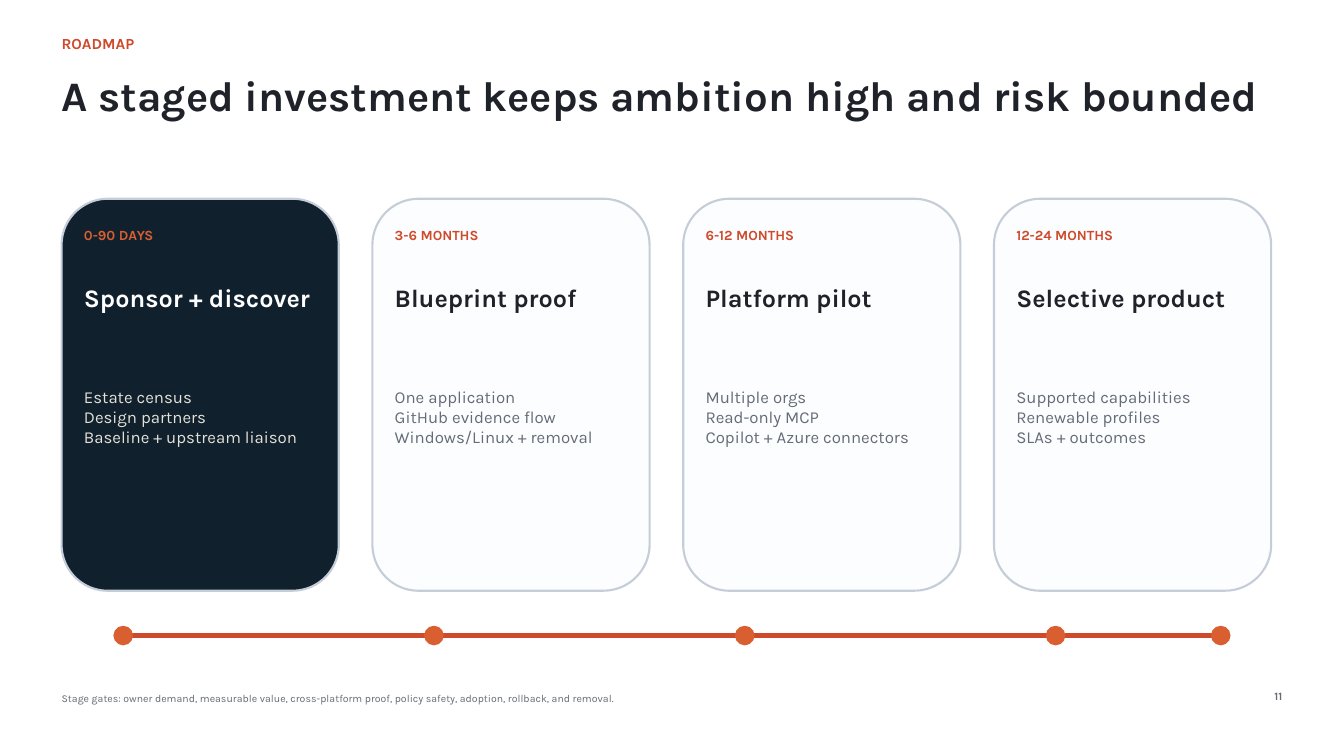
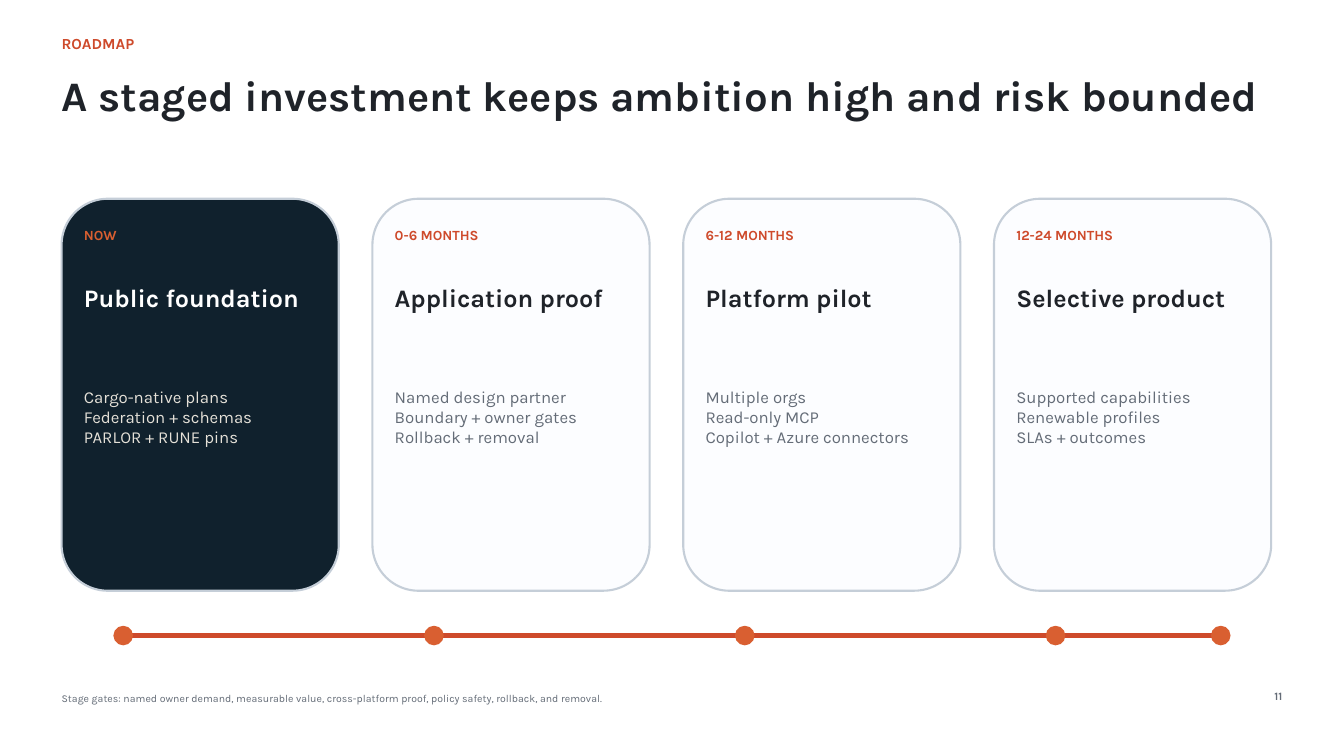
Before and after one commit to giodl73-repo/FERRIS, a slide deck: slide 11 of docs/leadership/MICROSOFT_RUST_INVESTMENT_DECK.pptx. Drawn at 1344x756 pixels with LibreOffice and Linux fonts; fonts in the diff are those of the drawing. Boxes give left, top, right and bottom in pixels: in the first picture for what was removed or moved away, otherwise in the second. Text is boxed around its words. In the diff, an @@ line names an element or a change of style, - is before the commit and + after.

```diff
--- a/docs/leadership/MICROSOFT_RUST_INVESTMENT_DECK.pptx
+++ b/docs/leadership/MICROSOFT_RUST_INVESTMENT_DECK.pptx
@@ text at (84, 230, 117, 240): text changed @@
-0-90 DAYS
+NOW
@@ text at (395, 230, 479, 240): text changed @@
-3-6 MONTHS
+0-6 MONTHS
@@ text at (84, 289, 299, 308): text changed @@
-Sponsor + discover
+Public foundation
@@ text at (395, 289, 603, 313): text changed @@
-Blueprint proof
+Application proof
@@ text at (84, 391, 252, 447): text changed @@
-Estate census
-Design partners
-Baseline + upstream liaison
+Cargo-native plans
+Federation + schemas
+PARLOR + RUNE pins
@@ text at (395, 391, 577, 443): text changed @@
-One application
-GitHub evidence flow
-Windows/Linux + removal
+Named design partner
+Boundary + owner gates
+Rollback + removal
@@ text at (62, 695, 602, 705): text changed @@
-Stage gates: owner demand, measurable value, cross-platform proof, policy safety, adoption, rollback, and removal.
+Stage gates: named owner demand, measurable value, cross-platform proof, policy safety, rollback, and removal.
```
Also in this commit, not shown: 3 other slides changed, 2 slides added, 2 slides removed, 6 other files.
